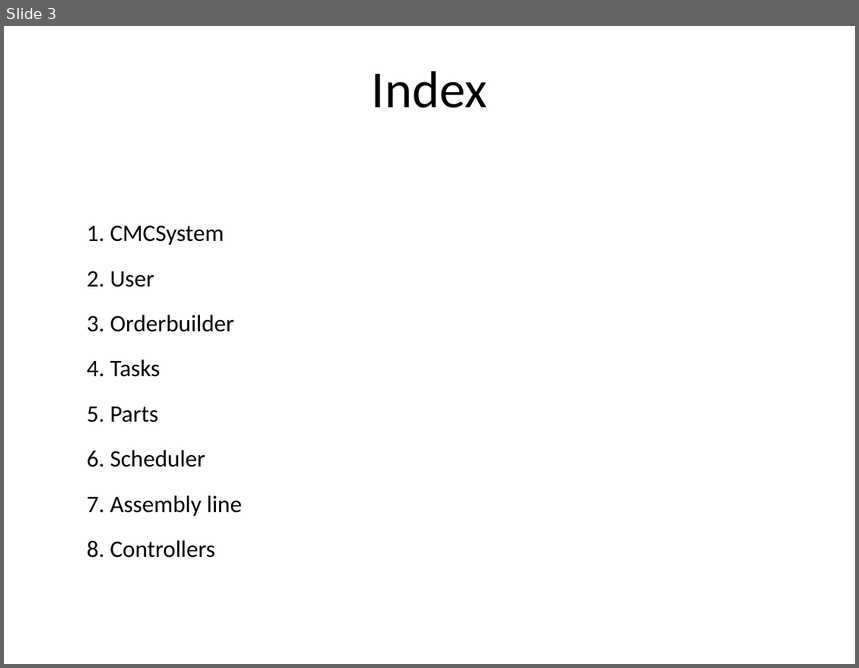
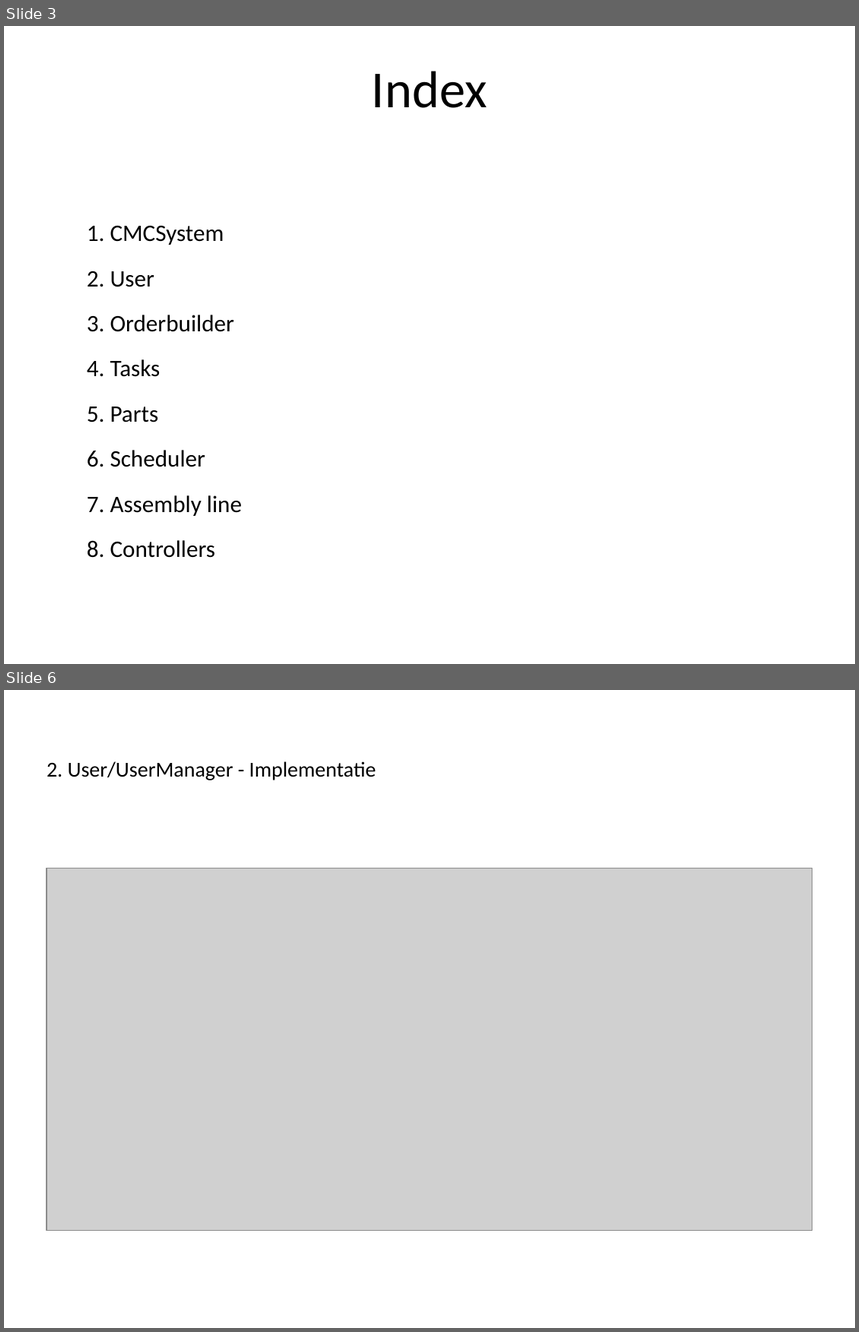
Before and after one commit to Novarg1/SWOP21, a slide deck: presentatie/Presentatie_Iteratie3.odp. Shown one above the other, each under a label of ours: slide 3 before the commit, slides 3 and 6 after it; the slides between them are not shown. The pictures are 859x668 and 859x1332 pixels, drawn with LibreOffice and Linux fonts; fonts in the diff are those of the drawing; grey boxes stand for pictures. Boxes give left, top, right and bottom in pixels: in the first picture for what was removed or moved away, otherwise in the second. Text is boxed around its words. In the diff, an @@ line names an element or a change of style, - is before the commit and + after.

```diff
--- a/presentatie/Presentatie_Iteratie3.odp
+++ b/presentatie/Presentatie_Iteratie3.odp
@@ slide 6 added at <box>4,690,855,1328</box>, background #FFFFFF @@
@@ title added at <box>47,761,376,780</box>, 18 pt, text #000000 @@
+2. User/UserManager - Implementatie
@@ picture added at <box>47,869,813,1231</box> @@
```
Also in this commit, not shown: 2 slides changed, 22 other slides added.
